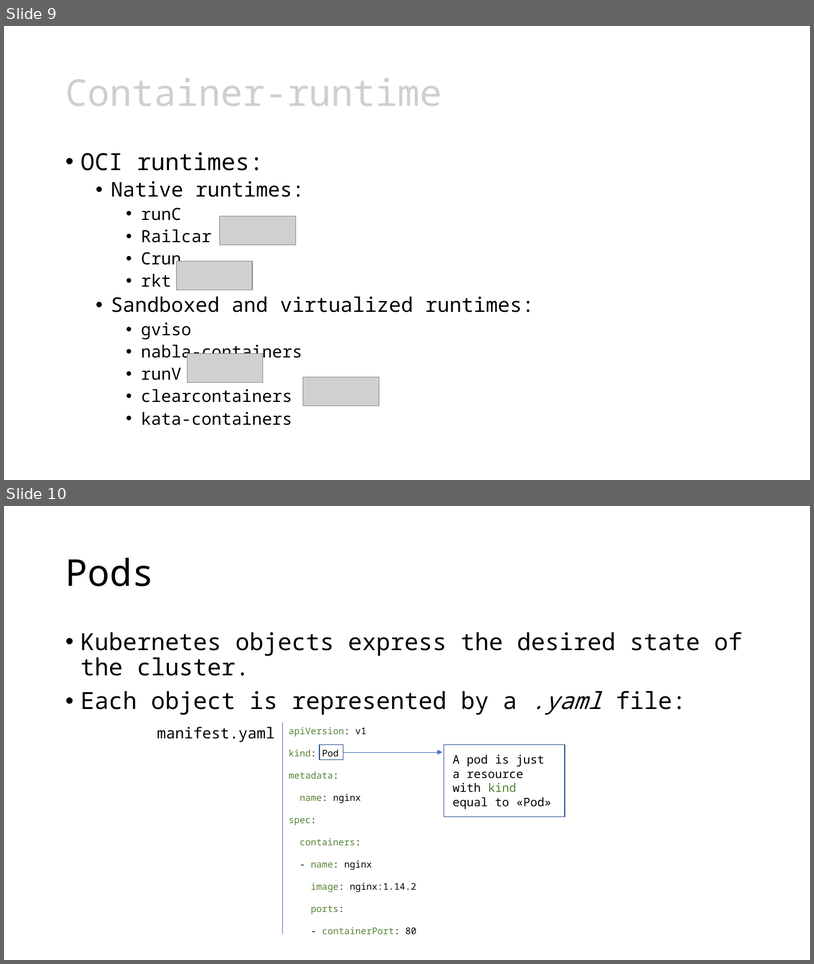
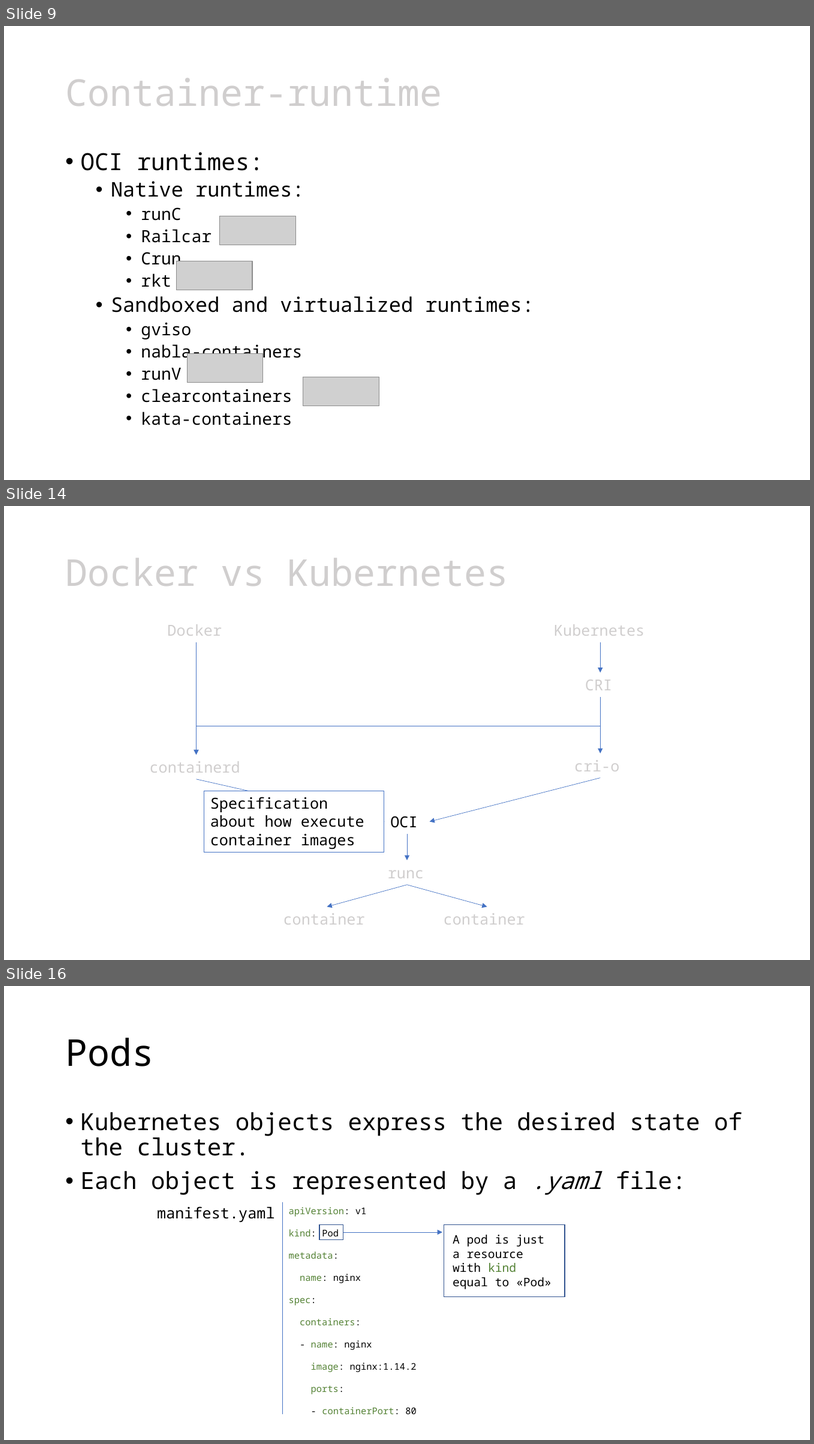
Before and after one commit to leonardopoggiani/Live-migration-Kubernetes-pods, a slide deck: presentazione_tesi.pptx. Shown one above the other, each under a label of ours: slides 9 and 10 before the commit, slides 9, 14 and 16 after it; the slides between them are not shown. The pictures are 814x964 and 814x1444 pixels, drawn with LibreOffice and Linux fonts; fonts in the diff are those of the drawing; grey boxes stand for pictures. Boxes give left, top, right and bottom in pixels: in the first picture for what was removed or moved away, otherwise in the second. Text is boxed around its words. In the diff, an @@ line names an element or a change of style, - is before the commit and + after.

```diff
--- a/presentazione_tesi.pptx
+++ b/presentazione_tesi.pptx
@@ slide 14 added at (x1=4, y1=506, x2=810, y2=960), background #FFFFFF @@
@@ title added at (x1=65, y1=558, x2=509, y2=586), 44 pt, text #D0CECE @@
+Docker vs Kubernetes
@@ text added at (x1=167, y1=624, x2=222, y2=636), 18 pt, text #D0CECE @@
+Docker
@@ text added at (x1=554, y1=624, x2=645, y2=636), 18 pt, text #D0CECE @@
+Kubernetes
@@ arrow added from (197, 642) to (197, 754), #4472C4 0.5 pt @@
@@ arrow added from (600, 642) to (600, 672), #4472C4 0.5 pt @@
@@ text added at (x1=585, y1=679, x2=612, y2=690), 18 pt, text #D0CECE @@
+CRI
@@ elbow arrow added from (600, 697) to (197, 754), #4472C4 0.5 pt @@
@@ arrow added from (600, 697) to (600, 753), #4472C4 0.5 pt @@
@@ text added at (x1=150, y1=761, x2=240, y2=772), 18 pt, text #D0CECE @@
+containerd
@@ text added at (x1=575, y1=760, x2=620, y2=771), 18 pt, text #D0CECE @@
+cri-o
@@ arrow added from (197, 779) to (384, 821), #4472C4 0.5 pt @@
@@ rectangle added at (x1=204, y1=791, x2=384, y2=852), fill #FFFFFF, outline #4472C4 0.75 pt, 18 pt, text #000000 @@
+Specification about how execute container images
@@ arrow added from (600, 778) to (430, 821), #4472C4 0.5 pt @@
@@ text added at (x1=390, y1=816, x2=417, y2=828), 18 pt, text #000000 @@
+OCI
@@ arrow added from (408, 834) to (408, 860), #4472C4 0.5 pt @@
@@ text added at (x1=388, y1=870, x2=424, y2=878), 18 pt, text #D0CECE @@
+runc
@@ arrow added from (408, 885) to (327, 906), #4472C4 0.5 pt @@
@@ arrow added from (408, 885) to (488, 906), #4472C4 0.5 pt @@
@@ text added at (x1=284, y1=913, x2=365, y2=924), 18 pt, text #D0CECE @@
+container
@@ text added at (x1=444, y1=913, x2=525, y2=924), 18 pt, text #D0CECE @@
+container
@@ what was slide 10 is now slide 16 @@
```
Also in this commit, not shown: 5 other slides added, 1 slide removed.
